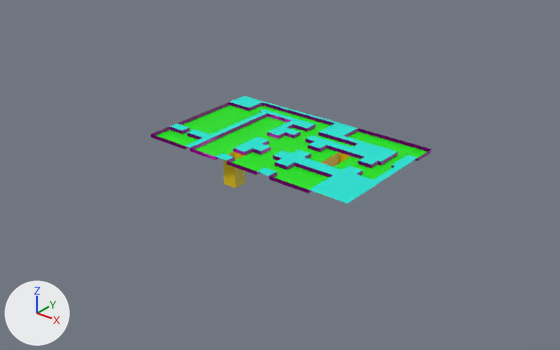
A saved change to the Blender file Models/world.blend.
Camera for both pictures: a 50 mm lens placed at (117.6, -150.5, 83.8), pointed at (-0.5, -3.0, -7.7). The axes (+X, +Y, +Z) are drawn at lower left. The lights are the same throughout.

Script lines for the objects in view, before the commit:
```python
me_plane = bpy.data.meshes.new('Plane')
me_plane.from_pydata(...)  # 1598 vertices, 1662 faces, 4 loose edges; spans x -33.0..32.0, y -19.0..20.0, z 0.0..1.0
# faces by material slot: [1616, 46]
me_plane.materials.append(mat_wall)  # pink #e700e1
me_plane.materials.append(mat_nothing)  # cyan #00e7d8
me_plane_001 = bpy.data.meshes.new('Plane.001')
me_plane_001.from_pydata(...)  # 1010 vertices, 859 faces, 6 loose edges; spans x -33.0..32.0, y -19.0..20.0, z -8.0..0.0
# faces by material slot: [825, 10, 24]
me_plane_001.materials.append(mat_floor)  # green #0ce700
me_plane_001.materials.append(mat_holefloor)  # blue #1b00e7
me_plane_001.materials.append(mat_holewall)  # yellow #e7c500
ob_floor = bpy.data.objects.new('Floor', me_plane_001)
ob_floor.location = (0.0, 0.0, 0.0)
ob_walls = bpy.data.objects.new('Walls', me_plane)
ob_walls.location = (0.0, 0.0, 0.0)
```
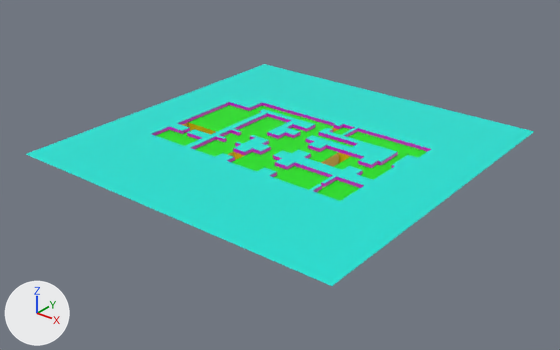
Where the change shows, as pixel boxes (x1, y1, x2, y2) in the pictures (560 x 350 px):
'Nothing', added (cyan)
    after: (26, 64, 534, 286)
'Walls', reshaped
    before: (151, 96, 431, 203)
    after: (152, 102, 431, 192)
'Floor', reshaped
    before: (156, 105, 427, 197)
    after: (156, 105, 427, 201)
part 1 of me_plane_001, cut back
    before: (156, 105, 427, 197)
    after: (182, 105, 360, 201)
part 2 of me_plane, cut back
    before: (151, 96, 431, 203)
    after: (177, 102, 364, 192)

Diff of the bpy script that builds the scene:
```diff
--- a/Models/world.blend.py
+++ b/Models/world.blend.py
@@ me_plane @@
 # used by ob_walls; location = (0.0, 0.0, 0.0)
-me_plane.from_pydata(...)  # 1598 vertices, 1662 faces, 4 loose edges; spans x -33.0..32.0, y -19.0..20.0, z 0.0..1.0
+me_plane.from_pydata(...)  # 244 vertices, 122 faces; spans x -33.0..32.0, y -19.0..20.0, z 0.0..1.0
+# me_plane part 2: 1408 vertices removed from x -33.0..32.0, y -19.0..20.0, z 0.0..1.0; 54 vertices added at x -33.0..30.0, y -19.0..20.0, z 0.0..1.0
 me_plane.materials.append(mat_wall)
-me_plane.materials.append(mat_nothing)  # cyan #00e7d8
@@ me_plane_001 @@
 # used by ob_floor; location = (0.0, 0.0, 0.0)
-me_plane_001.from_pydata(...)  # 1010 vertices, 859 faces, 6 loose edges; spans x -33.0..32.0, y -19.0..20.0, z -8.0..0.0
+me_plane_001.from_pydata(...)  # 138 vertices, 48 faces; spans x -33.0..32.0, y -19.0..20.0, z -8.0..0.0
+# me_plane_001 part 1: 2 vertices moved from x -9.0..2.0, y -10.0..14.0, z 0.0 to x -11.0..2.0, y -9.0..15.0, z -6.0..0.0; 905 vertices removed from x -33.0..32.0, y -19.0..20.0, z -8.0..0.0; 33 vertices added at x -33.0..30.0, y -19.0..20.0, z -7.0..0.0
 me_plane_001.materials.append(mat_floor)
@@ me_plane_013 @@
+me_plane_013.from_pydata(...)  # 128 vertices, 3 faces; spans x -48.4..48.4, y -48.4..48.4, z 0.0
+me_plane_013.materials.append(mat_nothing)  # cyan #00e7d8
@@ ob_nothing @@
+ob_nothing = bpy.data.objects.new('Nothing', me_plane_013)
+ob_nothing.location = (0.0, 0.0, 1.0)
```
